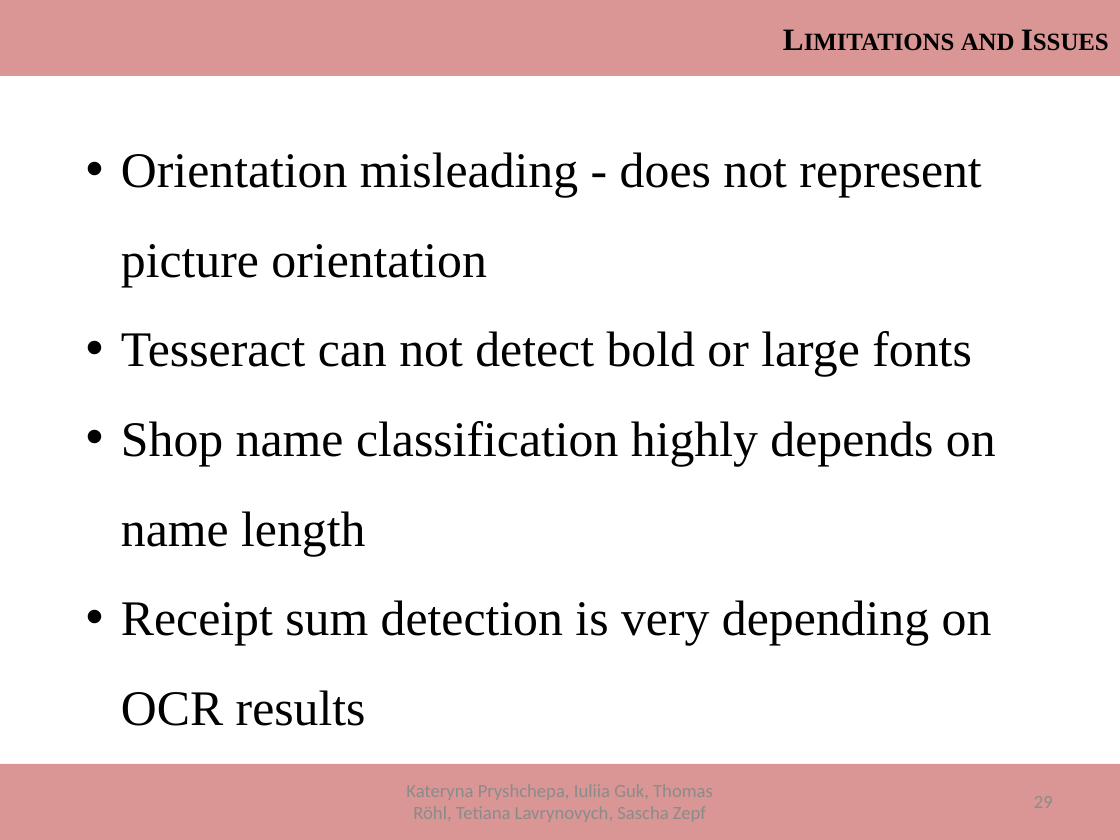
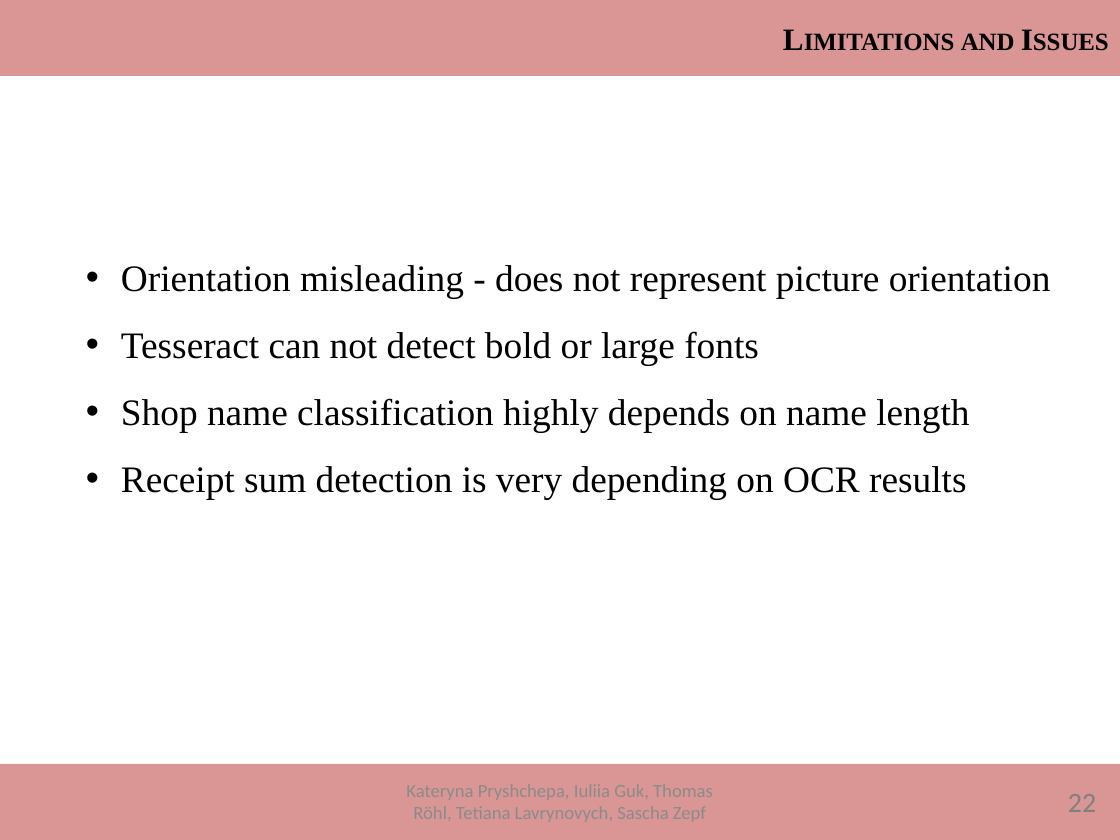
Before and after one commit to ThomasRoehl/ShopAdmin, a slide deck: slide 31 of Dokumentation/ShopAdmin_Final.pptx (slide 29 before the commit). Drawn at 1120x840 pixels with LibreOffice and Linux fonts; fonts in the diff are those of the drawing. Boxes give left, top, right and bottom in pixels: in the first picture for what was removed or moved away, otherwise in the second. Text is boxed around its words. In the diff, an @@ line names an element or a change of style, - is before the commit and + after.

```diff
--- a/Dokumentation/ShopAdmin_Final.pptx
+++ b/Dokumentation/ShopAdmin_Final.pptx
@@ text "Orientation misleading - does not ...": place and size @@
-text "Orientation misleading - does not ..." at [121,152,996,726]
+text "Orientation misleading - does not ..." at [121,265,1051,500]
@@ text "Orientation misleading - does not ..." at [121,265,1051,500]: size 32 to 24 pt @@
@@ text added at [1068,794,1096,812], 18 pt, text #808080 @@
+22
```
Also in this commit, not shown: 32 other slides changed, 4 slides added, 1 other file.
